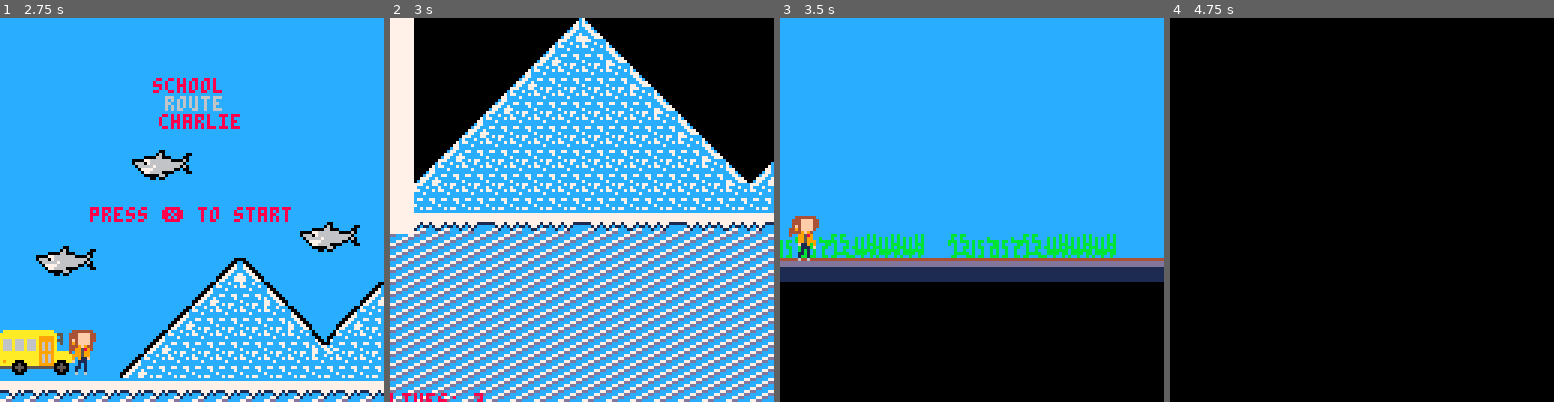
Above: before the commit, frames 1-4 (left to right).
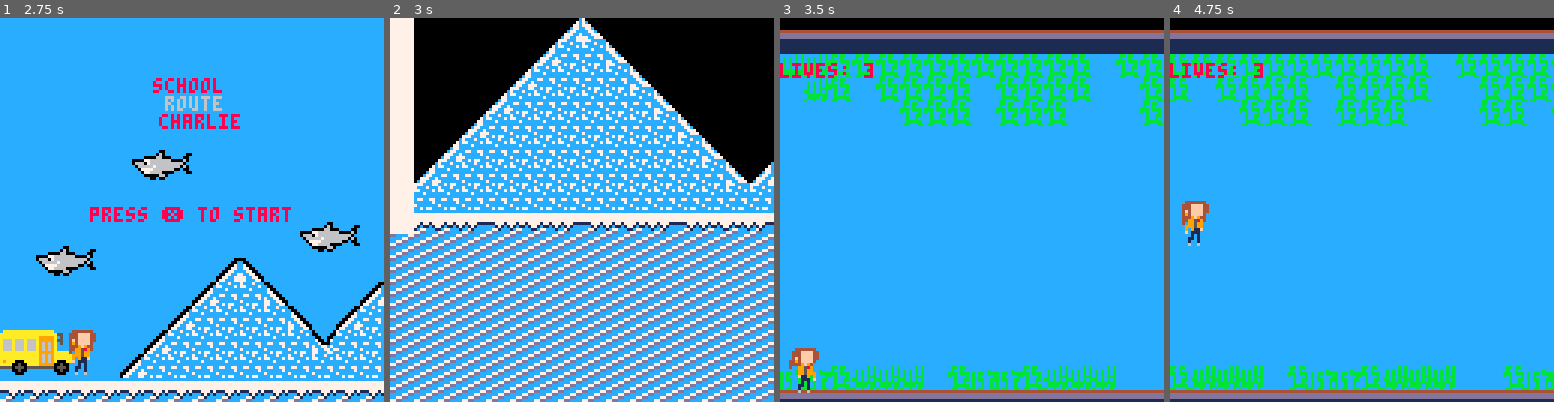
Above: after the commit, the same moments.

Repository: mrbryantguy/School-Route-Charlie
Game: PICO-8 cartridge One Cartidge/srch.p8
Two runs of this game, one before a commit and one after it. Both use one fixed random seed, a clock stepped at 60 frames per second and the inputs below.
Inputs:
- Up to frame 1 (2.75 s): tap X (X key) at 0.33, 1.07, 1.85 s; hold Right 1.6-2.1 s; hold Right from 2.47 s (still down)
- Up to frame 2 (3 s): keep holding Right; tap X (X key) at 2.97 s
- Up to frame 3 (3.5 s): release Right at 3.03 s; hold Left from 3.08 s (still down)
- Up to frame 4 (4.75 s): release Left at 3.58 s; hold Right 4.02-4.68 s; tap X (X key) at 4.08 s

Frame 1 is identical in both runs. In frame 2, 0.2% of the frame differs, in the area x 0-25%, y 97-100%; in frame 3, 56%; in frame 4, 97%, in the area x 0-100%, y 3-100%.

Commit message:
Camera fix

Diff:
--- a/One Cartidge/srch.p8
+++ b/One Cartidge/srch.p8
@@ -1,5 +1,5 @@
 pico-8 cartridge // http://www.pico-8.com
-version 34
+version 36
 __lua__
 --init
 
@@ -702,8 +702,15 @@
 --print(p.x , p.y , 0 , 26*8)
 
 spr(p.sp, p.x, p.y+187  , p.w, p.h)
-print('lives: '..lives, cx, cy+125)
-camera(cx,cy*8 )
+print('lives: '..lives, cx, 155)
+
+
+
+camera(cx, 140)
+…(4 lines of a section not shown)…
 if lives == 0 then
 
 		lastscene = scene
